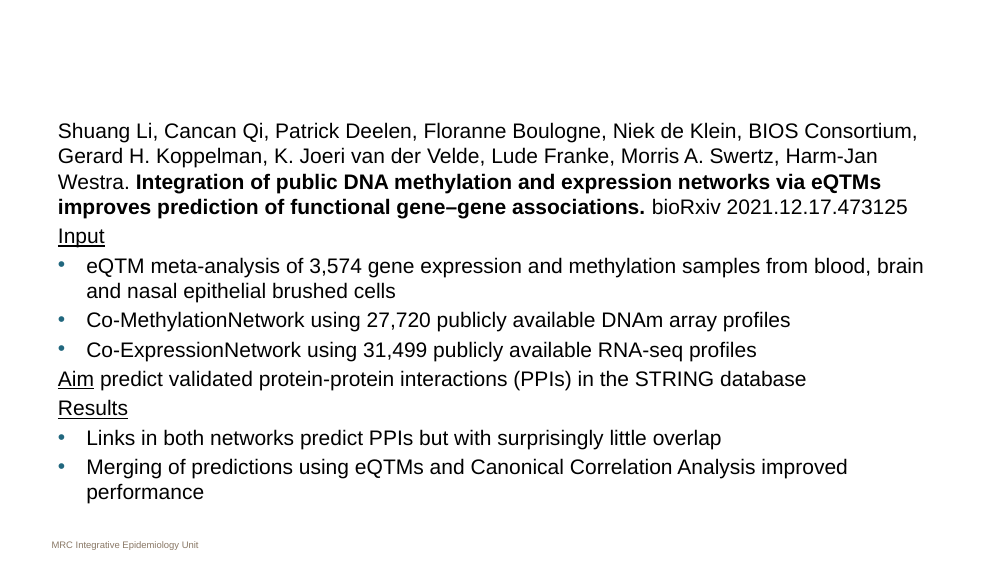
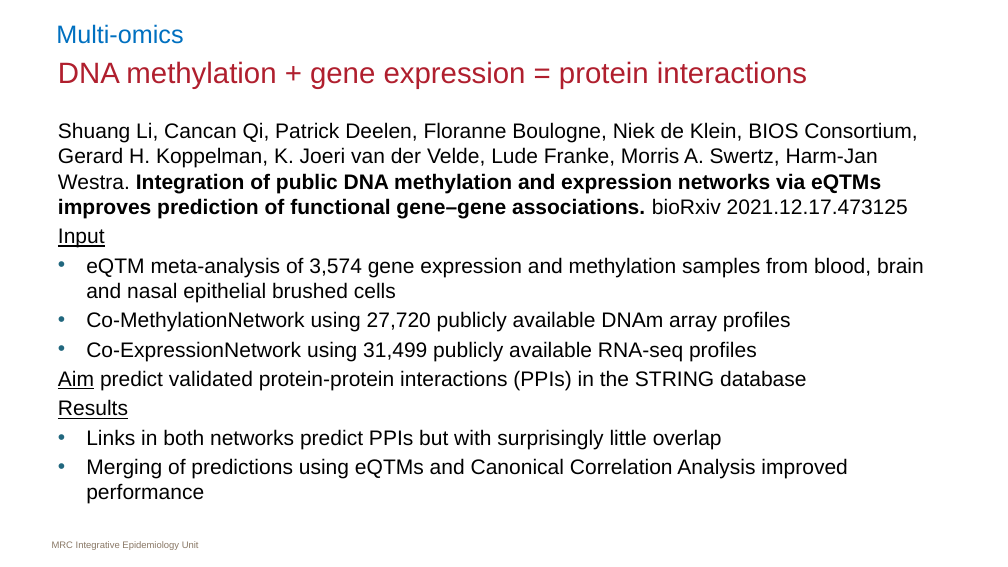
Before and after one commit to MRCIEU/epigenetics-journal-club, a slide deck: slide 9 of docs/presentations/20220411/slides.pptx (slide 12 before the commit). Drawn at 1008x567 pixels with LibreOffice and Linux fonts; fonts in the diff are those of the drawing. Boxes give left, top, right and bottom in pixels: in the first picture for what was removed or moved away, otherwise in the second. Text is boxed around its words. In the diff, an @@ line names an element or a change of style, - is before the commit and + after.

```diff
--- a/docs/presentations/20220411/slides.pptx
+++ b/docs/presentations/20220411/slides.pptx
@@ text added at <box>56,24,183,44</box>, 24 pt, text #0070C0 @@
+Multi-omics
@@ title added at <box>58,61,807,89</box>, 28 pt, text #B01F2E @@
+DNA methylation + gene expression = protein interactions
```
Also in this commit, not shown: 7 other slides changed, 2 slides added, 1 slide removed.
